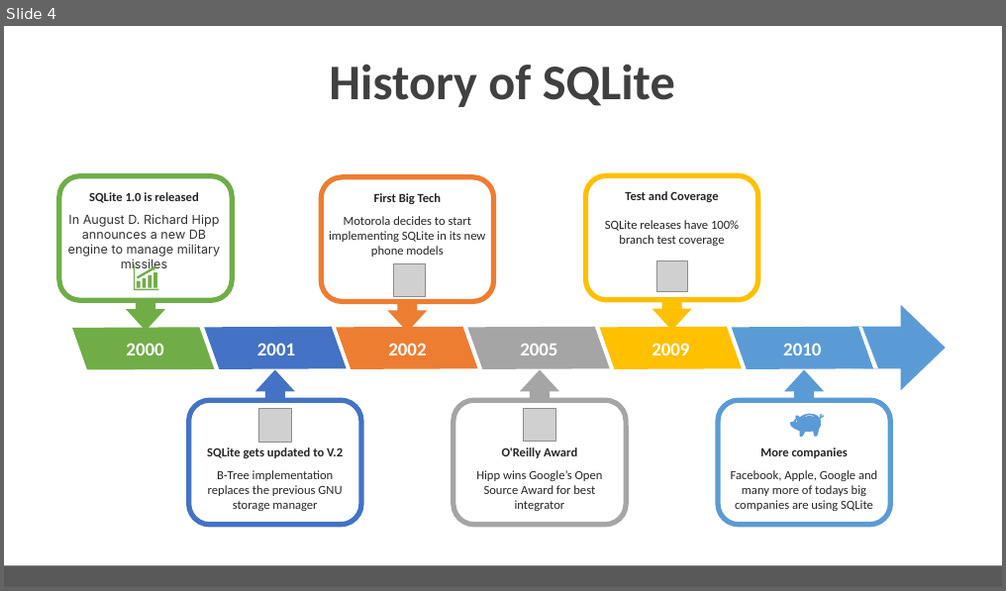
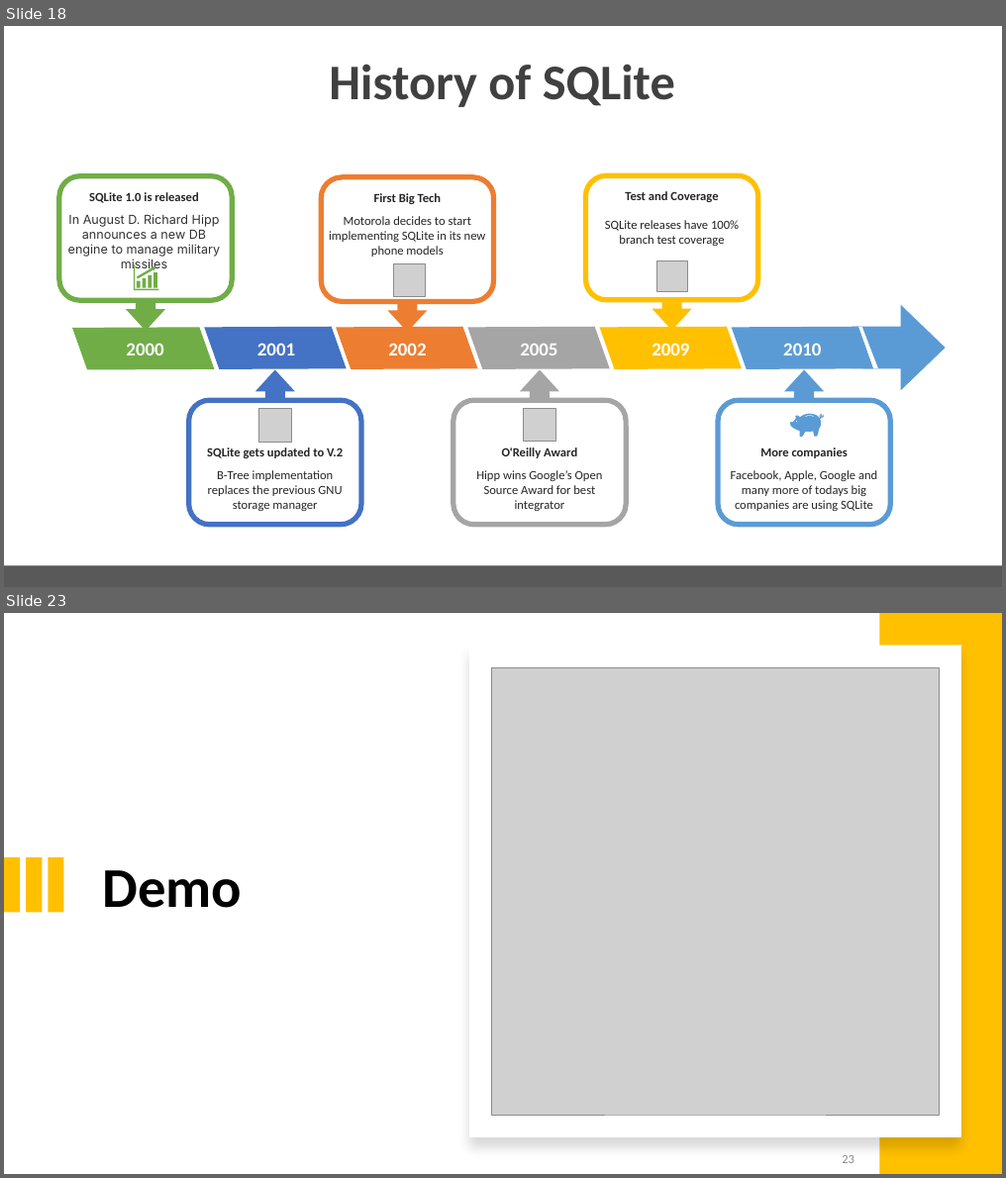
Before and after one commit to AntonioPirani/SQLiteProject, a slide deck: Presentation.pptx. Shown one above the other, each under a label of ours: slide 4 before the commit, slides 18 and 23 after it; the slides between them are not shown. The pictures are 1006x591 and 1006x1178 pixels, drawn with LibreOffice and Linux fonts; fonts in the diff are those of the drawing; grey boxes stand for pictures. Boxes give left, top, right and bottom in pixels: in the first picture for what was removed or moved away, otherwise in the second. Text is boxed around its words. In the diff, an @@ line names an element or a change of style, - is before the commit and + after.

```diff
--- a/Presentation.pptx
+++ b/Presentation.pptx
@@ slide 23 added at (x1=4, y1=613, x2=1002, y2=1174), background #FFFFFF @@
@@ rectangle added at (x1=880, y1=613, x2=1002, y2=1174), fill #FFC000 @@
@@ rectangle added at (x1=469, y1=646, x2=961, y2=1138), fill #FFFFFF @@
@@ picture added at (x1=492, y1=667, x2=940, y2=1115) @@
@@ rectangle added at (x1=4, y1=858, x2=20, y2=912), fill #FFC000 @@
@@ rectangle added at (x1=26, y1=858, x2=42, y2=912), fill #FFC000 @@
@@ rectangle added at (x1=49, y1=858, x2=63, y2=912), fill #FFC000 @@
@@ title added at (x1=103, y1=870, x2=243, y2=908), 54 pt, text #000000, bold @@
+Demo
@@ page number added at (x1=842, y1=1156, x2=854, y2=1163), 12 pt, text #8C8C8C @@
+23
@@ what was slide 4 is now slide 18 @@
```
Also in this commit, not shown: 21 slides changed, 2 other slides added.
